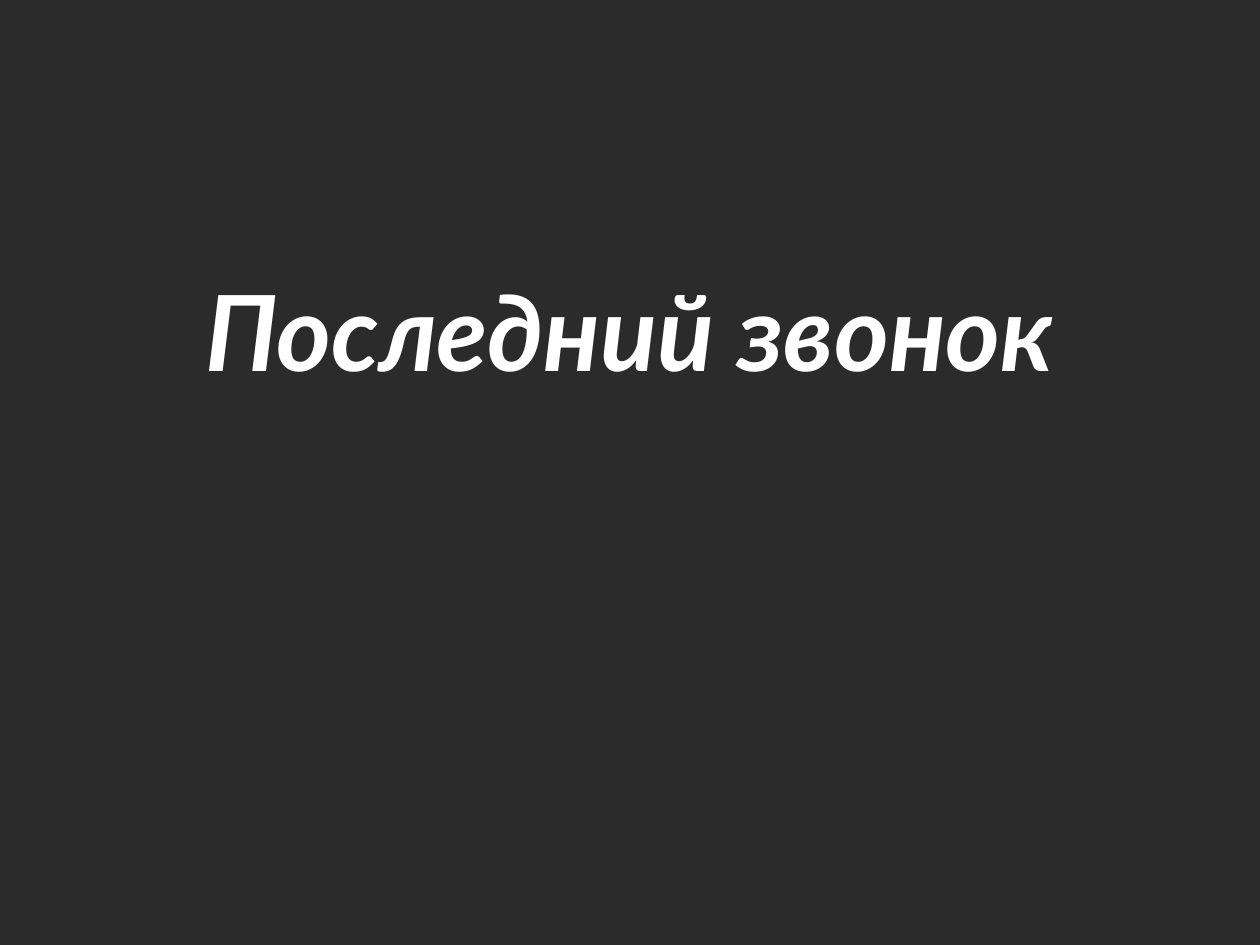
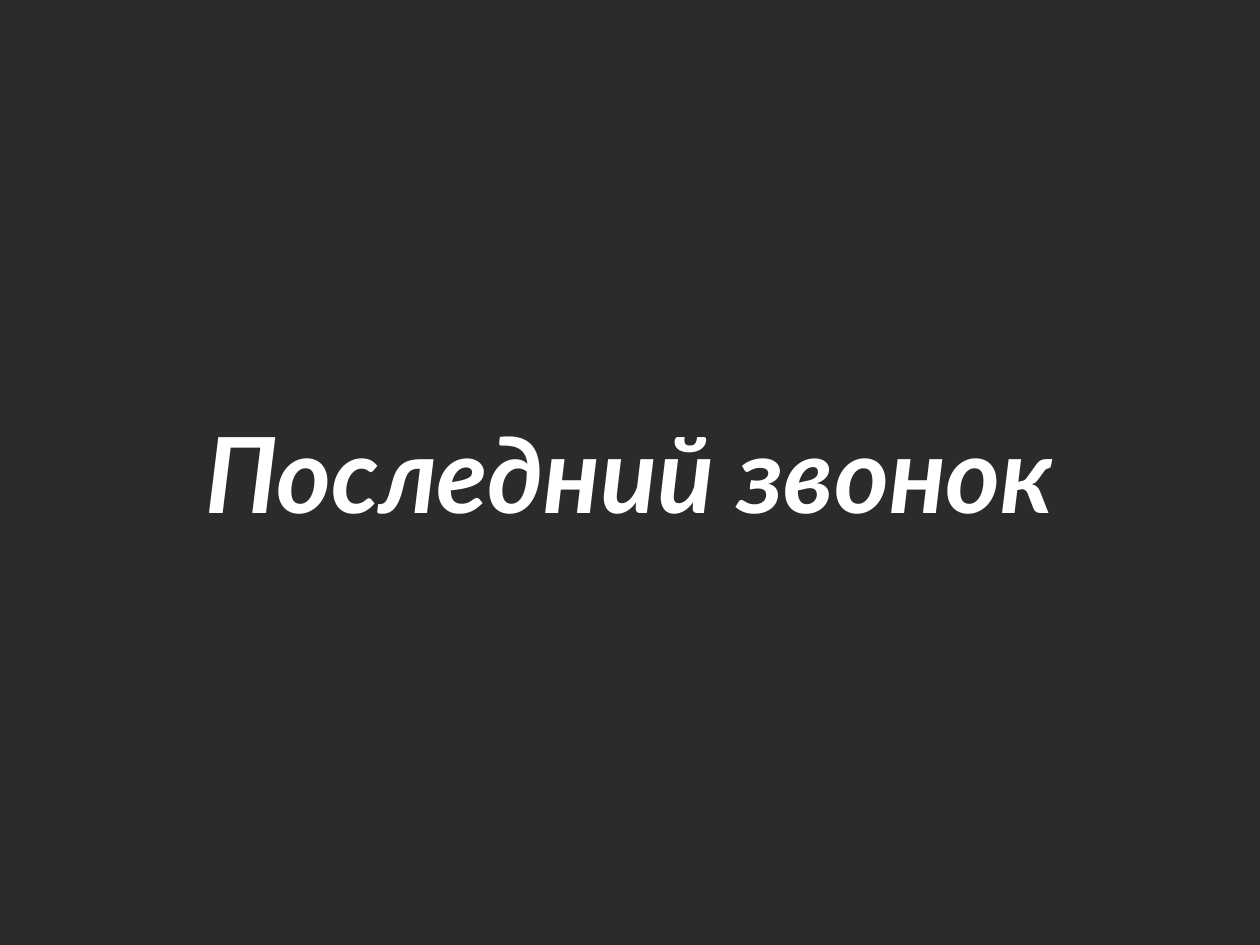
Before and after one commit to peatrovichandrey/kapustnic, a slide deck: slide 1 of kapustnic.pptx. Drawn at 1260x945 pixels with LibreOffice and Linux fonts; fonts in the diff are those of the drawing; background and template pictures are left out; a plain dark background stands for a picture behind light text. Boxes give left, top, right and bottom in pixels: in the first picture for what was removed or moved away, otherwise in the second. Text is boxed around its words. In the diff, an @@ line names an element or a change of style, - is before the commit and + after.

```diff
--- a/kapustnic.pptx
+++ b/kapustnic.pptx
@@ text "Последний звонок": place and size @@
-text "Последний звонок" at (206, 294, 1054, 372)
+text "Последний звонок" at (206, 436, 1054, 514)
```
Also in this commit, not shown: 1 other slide changed, 6 slides added.
